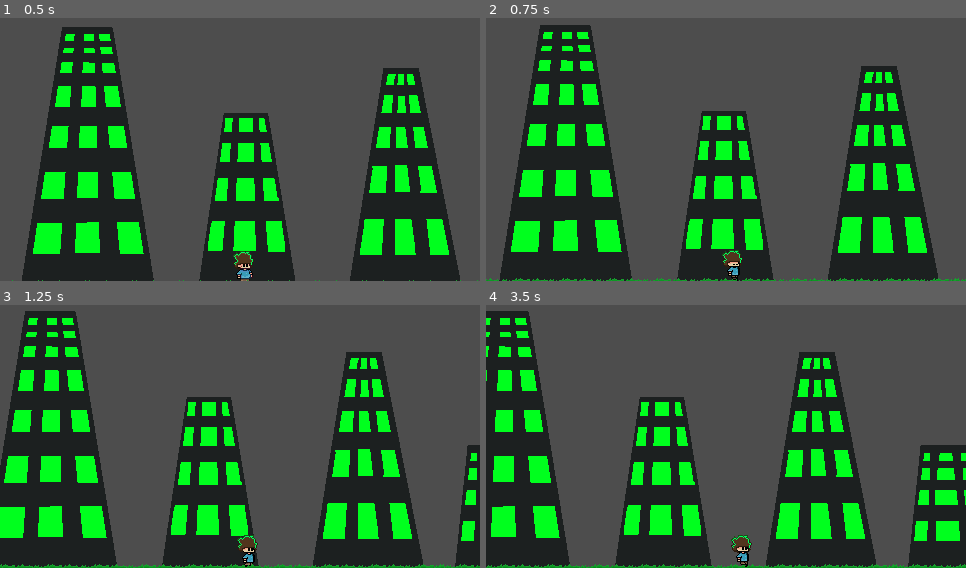
Above: before the commit, frames 1-4 (two rows, left to right).
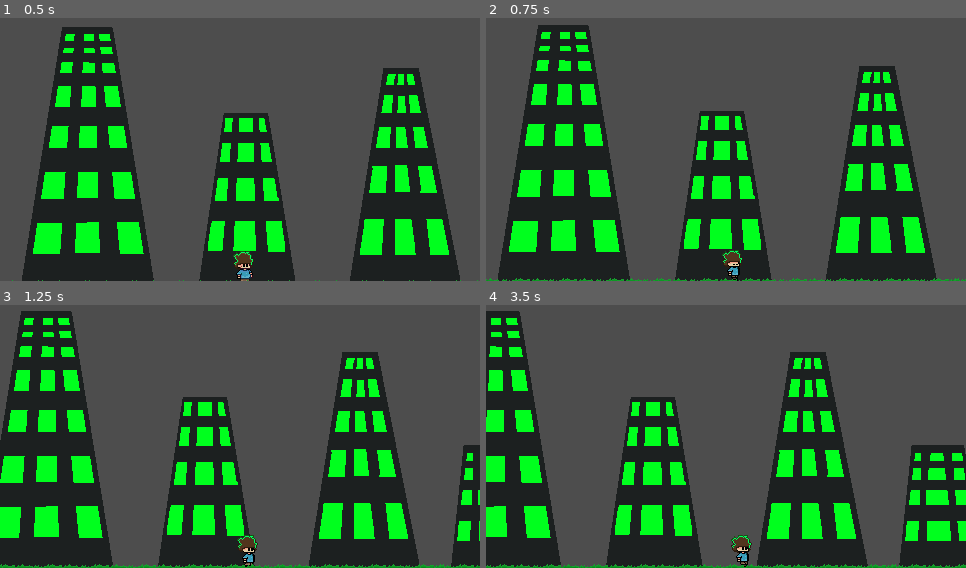
Above: after the commit, the same moments.

Repository: StudioXPEtudiant/25-26.M.S2.IDK
Game: Godot game, scene res://MAP1.tscn
The game is run twice, just before and just after one commit, with the same random seed, the same clock (stepped at 60 frames per second) and the same inputs.
Inputs:
- Up to frame 1 (0.5 s): no input
- Up to frame 2 (0.75 s): hold D (Droite) from 0.53 s (still down); hold Ctrl (Control) from 0.53 s (still down)
- Up to frame 3 (1.25 s): keep holding D (Droite); keep holding Ctrl (Control); tap Space (Jump) at 0.77 s
- Up to frame 4 (3.5 s): release D (Droite) at 1.28 s; release Ctrl (Control) at 1.28 s; hold A (Gauche) 1.28-2.03 s; tap Shift (Shift) at 1.35, 2.85 s; tap Space (Jump) at 1.52, 3.02 s; hold Ctrl (Control) 2.03-2.78 s; hold D (Droite) from 2.03 s (still down)

Frame 1 is identical in both runs. In frame 2, 5.1% of the frame differs, in the area x 2-95%, y 2-100%; in frame 3, 10%; in frame 4, 19%, in the area x 0-100%, y 2-100%.

Commit message:
map fixed but building go crazy fr

Diff:
--- a/MAP1.tscn
+++ b/MAP1.tscn
@@ -22,14 +22,18 @@
 target = NodePath("../CharacterBody2D")
 
 [node name="Area2D" type="Area2D" parent="Layer1"]
-position = Vector2(-271, 1)
+position = Vector2(-600, 1)
+collision_layer = 0
+collision_mask = 9
 
 [node name="CollisionShape2D" type="CollisionShape2D" parent="Layer1/Area2D"]
 position = Vector2(0, 201.5)
 shape = SubResource("RectangleShape2D_74pnm")
 
 [node name="Area2D2" type="Area2D" parent="Layer1"]
-position = Vector2(316, 1)
+position = Vector2(600, 1)
+collision_layer = 0
+collision_mask = 9
 
 [node name="CollisionShape2D" type="CollisionShape2D" parent="Layer1/Area2D2"]
 position = Vector2(0, 201.5)
@@ -42,6 +46,7 @@
 [node name="Layer3" type="Node2D" parent="." node_paths=PackedStringArray("target")]
 position = Vector2(224, 1)
 script = ExtResource("3_n4i1j")
+speed = -1.01
 target = NodePath("../CharacterBody2D")
 
 [node name="Grasslvl1" type="Sprite2D" parent="Layer3"]
@@ -63,14 +68,16 @@
 texture = ExtResource("4_rk5y0")
 
 [node name="Area2D" type="Area2D" parent="Layer3"]
-position = Vector2(-271, 1)
+position = Vector2(-600, 1)
+collision_layer = 0
+collision_mask = 9
 
 [node name="CollisionShape2D" type="CollisionShape2D" parent="Layer3/Area2D"]
 position = Vector2(0, 201.5)
 shape = SubResource("RectangleShape2D_74pnm")
 
 [node name="Area2D2" type="Area2D" parent="Layer3"]
-position = Vector2(316, 1)
+position = Vector2(600, 1)
 
 [node name="CollisionShape2D" type="CollisionShape2D" parent="Layer3/Area2D2"]
 position = Vector2(0, 201.5)
@@ -79,17 +86,22 @@
 [node name="Layer2" type="Node2D" parent="." node_paths=PackedStringArray("target")]
 position = Vector2(224, 1)
 script = ExtResource("3_n4i1j")
+speed = -1.2
 target = NodePath("../CharacterBody2D")
 
 [node name="Area2D" type="Area2D" parent="Layer2"]
-position = Vector2(-271, 1)
+position = Vector2(-600, 1)
+collision_layer = 0
+collision_mask = 9
 
 [node name="CollisionShape2D" type="CollisionShape2D" parent="Layer2/Area2D"]
 position = Vector2(0, 201.5)
 shape = SubResource("RectangleShape2D_74pnm")
 
 [node name="Area2D2" type="Area2D" parent="Layer2"]
-position = Vector2(316, 1)
+position = Vector2(600, 1)
+collision_layer = 0
+collision_mask = 9
 
 [node name="CollisionShape2D" type="CollisionShape2D" parent="Layer2/Area2D2"]
 position = Vector2(0, 201.5)
